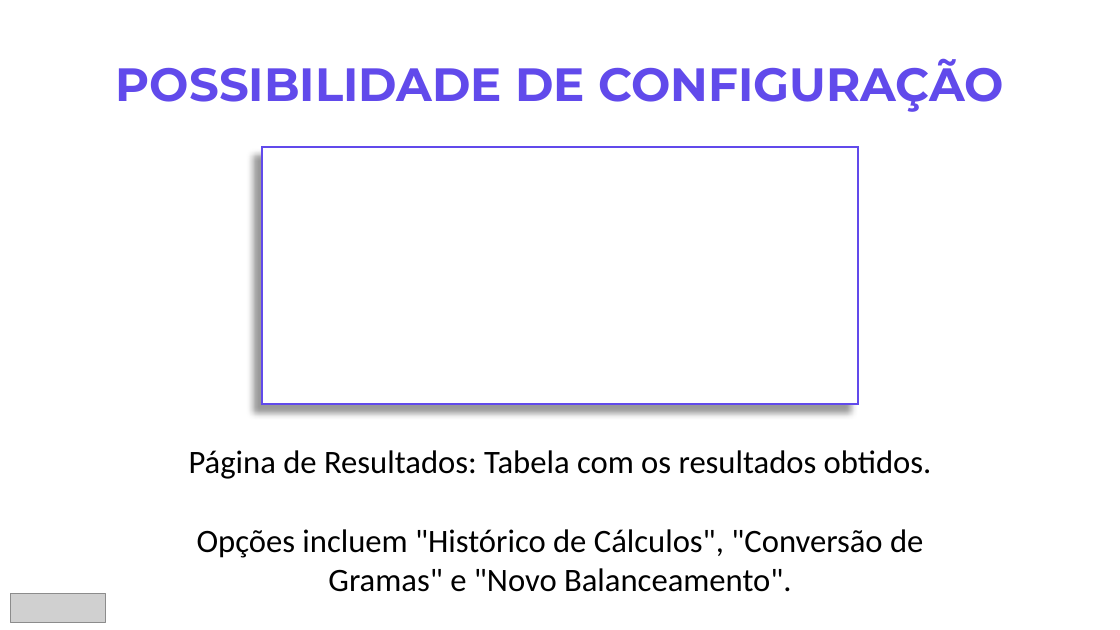
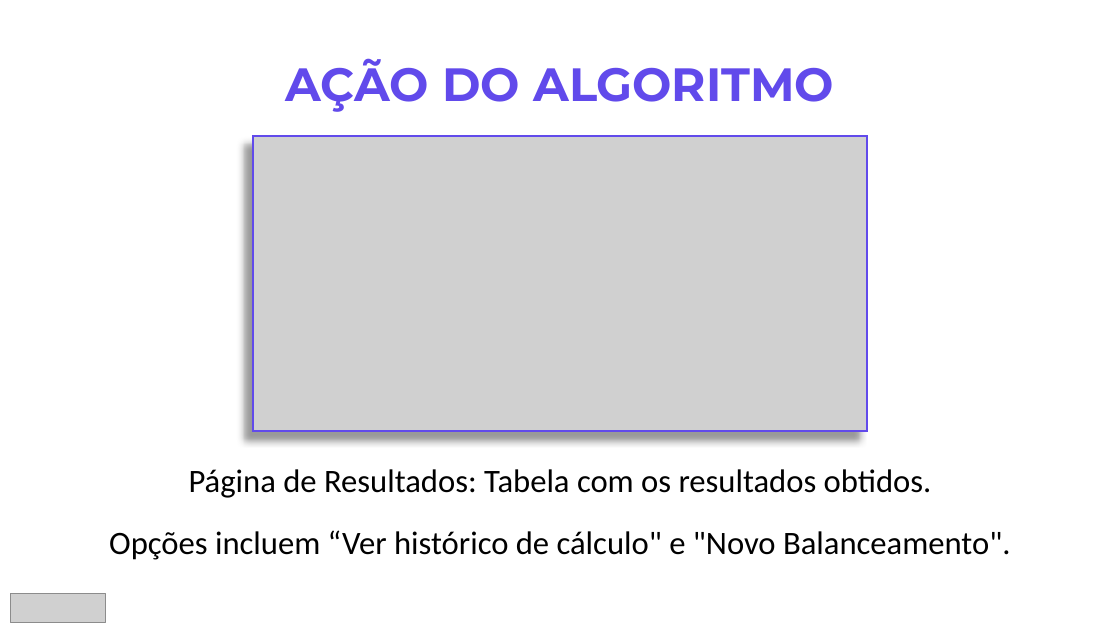
Before and after one commit to laylith/balanceadorNutricional, a slide deck: slide 7 of Documentação/Prática Extensionista.pptx. Drawn at 1120x630 pixels with LibreOffice and Linux fonts; fonts in the diff are those of the drawing; grey boxes stand for pictures; background and template pictures are left out. Boxes give left, top, right and bottom in pixels: in the first picture for what was removed or moved away, otherwise in the second. Text is boxed around its words. In the diff, an @@ line names an element or a change of style, - is before the commit and + after.

```diff
--- a/Documentação/Prática Extensionista.pptx
+++ b/Documentação/Prática Extensionista.pptx
@@ text at box(286, 58, 834, 112): text changed @@
-POSSIBILIDADE DE CONFIGURAÇÃO
+AÇÃO DO ALGORITMO
@@ picture added at box(253, 136, 868, 431) @@
@@ rectangle removed at box(262, 147, 859, 404) @@
@@ text "Página de Resultados: Tabela com ...": place and size @@
-text "Página de Resultados: Tabela com ..." at box(189, 450, 932, 592)
+text "Página de Resultados: Tabela com ..." at box(109, 469, 1011, 560)
@@ text at box(109, 530, 1011, 560): text changed @@
-Opções incluem "Histórico de Cálculos", "Conversão de Gramas" e "Novo Balanceamento".
+Opções incluem “Ver histórico de cálculo" e "Novo Balanceamento".
```
Also in this commit, not shown: 8 other slides changed, 1 other file.
